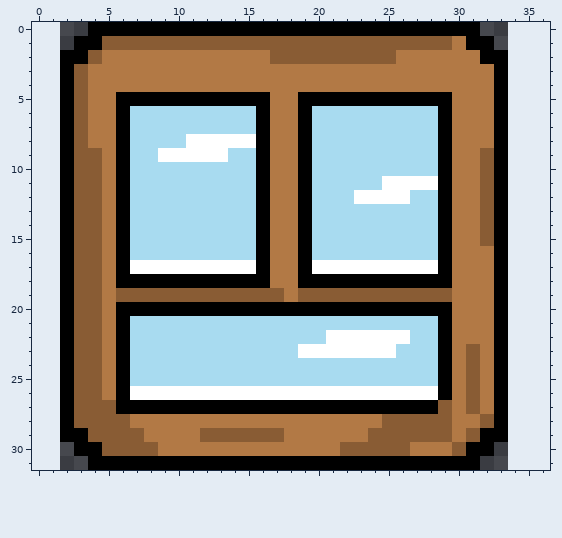
Pixel-art sprite: sprites/spr_window_2/layers/c5012720-0cd0-4cfe-b3dc-3488e660b045/4d7173af-4c9c-40c0-bb7e-e628d76a3e67.png. The first picture shows the starting point.
The file is 32x32 pixels. The old version is drawn lined up with the new one, on the new canvas.
After:
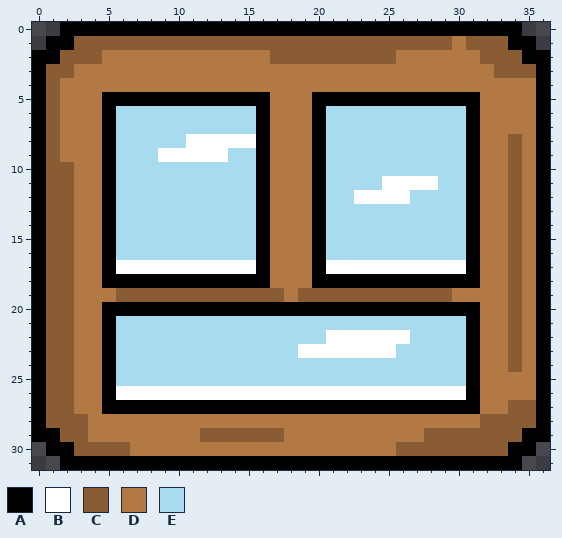
Palette (. is transparent): A #000000  B #ffffff  C #895c34  D #b27945  E #a8dbf0
Diff:
canvas 32x32 -> 37x32, the old top-left corner now at 2,0
The edit adds colour A in row 0 at x 2 to 3 and 32 to 34; in row 1 at x 1 to 2 and 34 to 35; in row 2 at x 0 to 1 and 35 to 36; in rows 3 to 28 at x 0 and 36; in row 29 at x 0 to 1 and 35 to 36; in row 30 at x 1 to 2 and 34 to 35.
The edit adds colour A in row 31 at x 2 to 3 and 32 to 34.
Colour B gives way to colour A in row 17 at x 20.
Colour C gives way to colour A in rows 23 to 26 at x 31; in row 27 at x 5, 29 and 31.
Colour D gives way to colour A in row 5 at x 5 and 30 to 31; in rows 6 to 17 at x 5 and 31; in row 18 at x 5 and 30 to 31; in row 20 at x 5 and 30 to 31; in rows 21 to 22 at x 5 and 31; in rows 23 to 26 at x 5.
Colour D gives way to colour A in row 27 at x 30.
Colour E gives way to colour A in rows 6 to 16 at x 20.
Colour A gives way to colour B in row 17 at x 6 and 29; in row 26 at x 6 and 29.
Colour D gives way to colour B in row 17 at x 30; in row 26 at x 30.
The edit adds colour C in row 1 at x 33; in row 2 at x 34; in row 3 at x 1 and 34 to 35; in rows 4 to 7 at x 1; in rows 8 to 24 at x 1 and 34; in rows 25 to 26 at x 1.
The edit adds colour C in rows 27 to 28 at x 1 and 34 to 35; in row 29 at x 34; in row 30 at x 33.
Colour A gives way to colour C in row 1 at x 3 to 4 and 31 to 32; in row 2 at x 2 to 3 and 32 to 33; in row 3 at x 2 and 33; in rows 10 to 27 at x 2; in row 28 at x 2 and 33; in row 29 at x 2 to 3 and 32 to 33.
Colour A gives way to colour C in row 30 at x 3 to 4 and 31 to 32.
Colour D gives way to colour C in row 29 at x 30; in row 30 at x 27 to 29.
The edit adds colour D in rows 4 to 7 at x 34 to 35; in rows 8 to 24 at x 35; in rows 25 to 26 at x 34 to 35.
Colour A gives way to colour D in row 4 at x 2 and 33; in rows 5 to 9 at x 2, 19 and 33; in rows 10 to 18 at x 19 and 33; in rows 19 to 27 at x 33.
Colour C gives way to colour D in rows 3 to 8 at x 3; in rows 9 to 15 at x 3 to 4 and 32; in rows 16 to 27 at x 3 to 4; in row 28 at x 4 to 6 and 25 to 29; in row 29 at x 4 to 7 and 24 to 27; in row 30 at x 7 to 8 and 22 to 25.
Colour A gives way to colour E in rows 6 to 16 at x 6 and 29; in rows 21 to 25 at x 6 and 29.
Colour D gives way to colour E in rows 6 to 16 at x 30; in rows 21 to 25 at x 30.
Pixel boxes of the changes (left, top, right, bottom) in both pictures:
changed: (32, 22, 158, 470)
changed: (340, 22, 550, 470)
changed: (298, 92, 326, 288)
